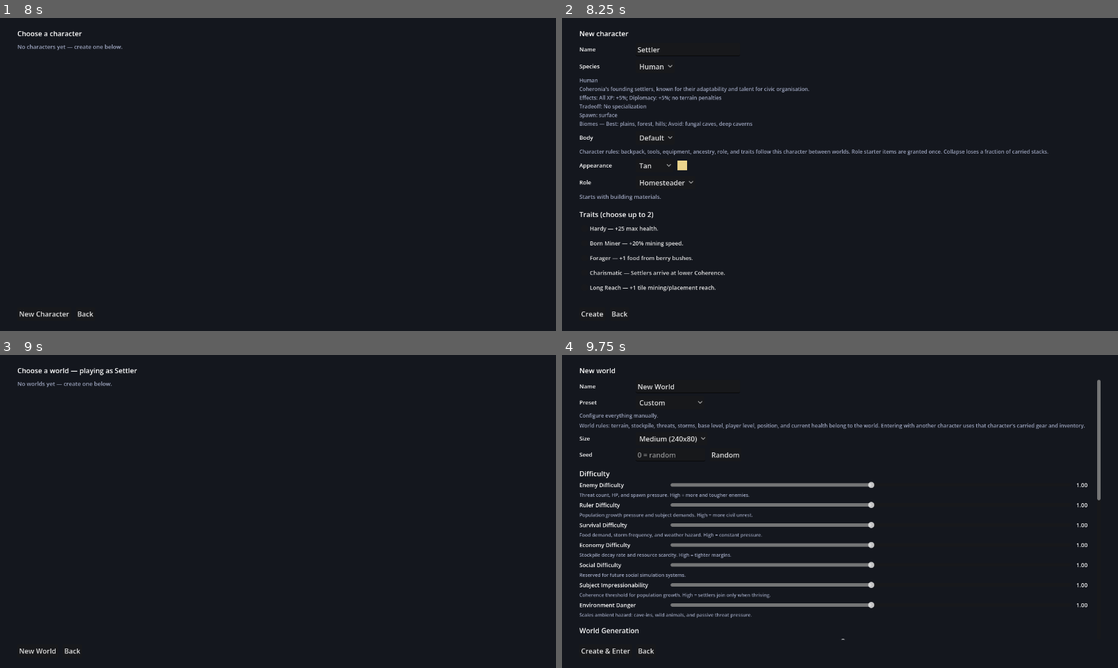
Above: before the commit, frames 1-4 (two rows, left to right).
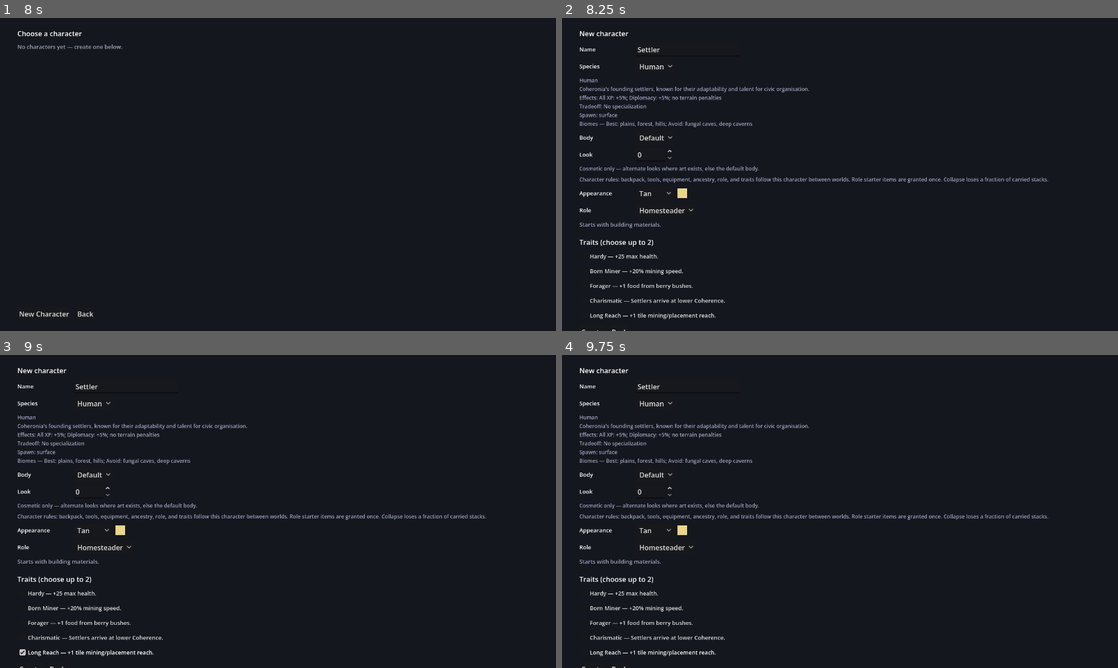
Above: after the commit, the same moments.

Repository: ppeck1/coheronia
Game: Godot game, scene res://scenes/shell/Shell.tscn
Two runs of this game, one before a commit and one after it. Both use one fixed random seed, a clock stepped at 60 frames per second and the inputs below.
Inputs (mouse positions are in pixels of both pictures, inside the frame that each line leads up to):
- Up to frame 1 (8 s): click "Play" at 0.5 s; click "Play" at 1.25 s; click "Prologue" at 2 s; tap Enter at 2.75, 5.75, 7.25 s; drag from (278, 174) to (333, 105) at 2.77 s; drag from (166, 190) to (250, 237) at 3.52 s; move the mouse to (333, 105) at 4.27 s; press the mouse at (333, 105) at 4.28 s; hold D (move_right) 4.28-5 s; tap C (craft) at 4.35 s; release the mouse at (333, 105) at 5 s; tap Space (jump) at 5, 6.02, 6.5 s; drag from (250, 237) to (111, 127) at 5.02 s; move the mouse to (444, 221) at 5.77 s; press the mouse at (444, 221) at 5.78 s; hold A (move_left) 5.78-6.5 s; tap G (farm_action) at 5.85 s; release the mouse at (444, 221) at 6.5 s; drag from (111, 127) to (194, 96) at 6.52 s; move the mouse to (305, 174) at 7.27 s; press the mouse at (305, 174) at 7.28 s; hold A (move_left) from 7.28 s (still down); tap 2 (hotbar_2) at 7.35 s
- Up to frame 2 (8.25 s): release A (move_left) at 8 s; release the mouse at (867, 174) at 8 s; click "New Character" at 8 s
- Up to frame 3 (9 s): click (27, 652) at 8.75 s, where only the run before the commit has a clickable "Create"
- Up to frame 4 (9.75 s): click (600, 652) at 9.5 s, where only the run before the commit has a clickable "New World"

Frame 1 is identical in both runs. In frame 2, 3.6% of the frame differs, in the area x 3-88%, y 42-100%; in frame 3, 3.5%; in frame 4, 9.2%, in the area x 3-97%, y 4-100%.

Commit message:
FQ-13P3: player full-body cosmetic pool
Implements the operator-confirmed full-body-pool approach for optional player
cosmetic variation, reusing the FQ-09V <id>_NN.png convention.

- Character-owned visual_variant int lives on the shell character record
  (game_state.create_character; legacy characters get a deterministic default
  from default_visual_variant(id)). It is presentation-only and NEVER enters
  world saves - it rides with the character between worlds.
- player.apply_character reads it into player.visual_variant and passes it to
  player_visual.set_character_visual. player_visual._select_body_texture picks
  art/generated/players/<body_id>_NN.png (0 = canonical, k>0 = pool[k-1] wrapped
  by pool size), falling back to the canonical body, then the same-species
  default, then the drawn rig. Masculine/Feminine stay semantic presentation,
  not a variant axis.
- scripts/gen_player_variants.py ships a demo 2-entry pool for human
  (human_01/human_02: HSV garment recolor - blue and green outfits - leaving
  skin untouched). Other bodies have empty pools and draw canonical (legal).
- shell_ui.gd: a "Look" prev/next SpinBox on the creation screen feeds
  visual_variant into the created character.
- asset_audit.py: "players" added to VARIANT_CONSUMERS (human variants report
  LIVE; 0 findings, 0 data bugs).
- smoke: 5 fq13p3_* checks (distinct sprite per variant; variant 0 canonical +
  out-of-range wrap; no-pool fallback; character-owned and NOT a world-save key;
  deterministic legacy default; shell_ui compiles). Suite 291 -> 296.

Validation: validate_repo PASS, asset_audit --strict exit 0, capsule doctor
healthy, smoke 296/296 PASS, git diff --check clean.

Co-Authored-By: Claude Opus 4.8 <noreply@anthropic.com>

Diff:
--- a/scripts/main/smoke_test.gd
+++ b/scripts/main/smoke_test.gd
@@ -2130,6 +2130,67 @@
 	_check("player_visual_collision_unchanged", _pv_shape.size == Vector2(12, 28),
 		"size=%s" % str(_pv_shape.size))
 
+	# --- FQ-13P3: player cosmetic body variants (full-body pool) ---
+	# distinct sprite per variant (human has a 2-entry pool); variant 0 canonical.
+	player.apply_character({"species": "human", "body_variant": "default",
+		"appearance": "tan", "visual_variant": 0})
+	var _p3_v0 = _pv._body_texture
+	var _p3_snap0: Dictionary = _pv.presentation_snapshot()
+	player.apply_character({"species": "human", "body_variant": "default",
+		"appearance": "tan", "visual_variant": 1})
+	var _p3_v1 = _pv._body_texture
+	player.apply_character({"species": "human", "body_variant": "default",
+		"appearance": "tan", "visual_variant": 2})
+	var _p3_v2 = _pv._body_texture
+	_check("fq13p3_variant_selects_distinct_sprite",
+		_p3_v0 != null and _p3_v1 != null and _p3_v2 != null
+		and _p3_v0 != _p3_v1 and _p3_v1 != _p3_v2 and _p3_v0 != _p3_v2
+		and int(_p3_snap0.get("visual_variant", -1)) == 0,
+		"distinct=%s snap0=%d" % [
+			str(_p3_v0 != _p3_v1 and _p3_v1 != _p3_v2),
+			int(_p3_snap0.get("visual_variant", -1))])
+
+	# variant 0 is the canonical body; an out-of-range index wraps within the pool.
+	player.apply_character({"species": "human", "body_variant": "default",
+		"appearance": "tan", "visual_variant": 0})
+	var _p3_canon = _pv._body_texture
+	player.apply_character({"species": "human", "body_variant": "default",
+		"appearance": "tan", "visual_variant": 3})   # pool size 2 -> wraps to variant 1
+	_check("fq13p3_variant0_canonical_and_wrap",
+		_p3_canon == BlockRegistry.visual_texture("players", "human")
+		and _pv._body_texture == _p3_v1,
+		"canon=%s wrap=%s" % [
+			str(_p3_canon == BlockRegistry.visual_texture("players", "human")),
+			str(_pv._body_texture == _p3_v1)])
+
+	# a body with no variant pool falls back to its canonical sprite.
+	player.apply_character({"species": "dwarf", "body_variant": "default",
+		"appearance": "tan", "visual_variant": 2})
+	_check("fq13p3_no_pool_falls_back",
+		BlockRegistry.visual_variant_textures("players", "dwarf").is_empty()
+		and _pv._body_texture == BlockRegistry.visual_texture("players", "dwarf")
+		and _pv.using_body_art(),
+		"dwarf_canonical=%s" % str(
+			_pv._body_texture == BlockRegistry.visual_texture("players", "dwarf")))
+
+	# character owns the variant (stored on create; deterministic legacy default);
+	# it is presentation-only — never a world-save key.
+	var _p3_made: Dictionary = GameState.create_character({"name": "P3 Test",
+		"species": "human", "visual_variant": 2})
+	var _p3_state: Dictionary = root.save_manager.collect_state()
+	_check("fq13p3_character_owns_variant_not_saved",
+		int(_p3_made.get("visual_variant", -1)) == 2
+		and GameState.default_visual_variant("charX") == GameState.default_visual_variant("charX")
+		and not ("visual_variant" in _p3_state)
+		and not ("visual_variant" in _p3_state.get("player", {})),
+		"made=%d in_save=%s" % [int(_p3_made.get("visual_variant", -1)),
+			str("visual_variant" in _p3_state or "visual_variant" in _p3_state.get("player", {}))])
+	GameState.delete_character(str(_p3_made.get("id", "")))
+
+	# the creation UI script compiles (smoke bypasses the shell scene).
+	_check("fq13p3_shell_ui_compiles",
+		preload("res://scripts/shell/shell_ui.gd") != null, "shell_ui preloaded")
+
 	player.tool_tier = _pv_saved_pick_tier
 	player.axe_tier = _pv_saved_axe_tier
 	player.apply_equipment(_pv_saved_equipment)
--- a/scripts/player/player.gd
+++ b/scripts/player/player.gd
@@ -53,6 +53,9 @@
 # Character-driven modifiers (see data/character_data.json).
 var species_id := "human"
 var body_variant := "default"
+## FQ-13P3: character-owned cosmetic body variant index (presentation-only,
+## never in world saves — it rides with the character record in the shell).
+var visual_variant := 0
 var body_color := Color(0.92, 0.83, 0.55)
 var trim_color := Color(0.35, 0.25, 0.18)
 var trait_mine_mult := 1.0
@@ -167,6 +170,7 @@
 	species_id = str(character.get("species", "human"))
 	body_variant = GameState.normalize_body_variant(
 		str(character.get("body_variant", "default")))
+	visual_variant = maxi(0, int(character.get("visual_variant", 0)))
 	var appearance: Dictionary = BlockRegistry.appearance_def(str(character.get("appearance", "tan")))
 	body_color = Color.from_string("#" + str(appearance.get("body", "ebd48c")), body_color)
 	trim_color = Color.from_string("#" + str(appearance.get("trim", "59402e")), trim_color)
@@ -185,7 +189,8 @@
 	growth_threshold_delta = float(effects.get("growth_threshold_delta", 0.0))
 	_clamp_attunement()
 	if player_visual != null:
-		player_visual.set_character_visual(species_id, body_variant, body_color, trim_color)
+		player_visual.set_character_visual(species_id, body_variant, body_color,
+			trim_color, visual_variant)
 	queue_redraw()
 
 
--- a/scripts/player/player_visual.gd
+++ b/scripts/player/player_visual.gd
@@ -11,6 +11,9 @@
 var _player
 var _species_id := "human"
 var _body_variant := "default"
+## FQ-13P3: character-owned cosmetic index. 0 = canonical body; k>0 selects the
+## k-th full-body pool entry (art/generated/players/<body_id>_NN.png).
+var _visual_variant := 0
 var _resolved_body_id := ""
 var _body_texture: Texture2D = null
 var _body_color := Color(0.92, 0.83, 0.55)
@@ -35,9 +38,10 @@
 ## Called by Player after character application and available to focused smoke
 ## tests. Missing/invalid variants are normalized before body resolution.
 func set_character_visual(species_id: String, body_variant: String,
-		body_color: Color, trim_color: Color) -> void:
+		body_color: Color, trim_color: Color, visual_variant: int = 0) -> void:
 	_species_id = species_id
 	_body_variant = BlockRegistry.normalize_body_variant(body_variant)
+	_visual_variant = maxi(0, visual_variant)
 	_body_color = body_color
 	_trim_color = trim_color
 	_resolve_body_texture()
@@ -48,8 +52,12 @@
 	if _player == null:
 		return
 	set_character_visual(str(_player.species_id), str(_player.body_variant),
-		_player.body_color, _player.trim_color)
+		_player.body_color, _player.trim_color, int(_player.visual_variant))
 	refresh_facing()
+
+
+func visual_variant() -> int:
+	return _visual_variant
 
 
 ## Active mining target wins, then horizontal movement; idle retains the last
@@ -124,6 +132,7 @@
 	return {
 		"species": _species_id,
 		"body_variant": _body_variant,
+		"visual_variant": _visual_variant,
 		"requested_body_id": requested_body_id(),
 		"resolved_body_id": _resolved_body_id,
 		"using_body_art": using_body_art(),
@@ -141,16 +150,28 @@
 	_appearance_recolored = false
 	var requested := requested_body_id()
 	if requested != "":
-		var requested_texture := BlockRegistry.visual_texture("players", requested)
+		var requested_texture := _select_body_texture(requested)
 		if requested_texture != null:
 			_set_resolved_body(requested, requested_texture)
 			return
 	# A missing variant may fall back only to the same species' default body.
 	var species_default := BlockRegistry.player_body_id(_species_id, "default")
 	if species_default != "" and species_default != requested:
-		var default_texture := BlockRegistry.visual_texture("players", species_default)
+		var default_texture := _select_body_texture(species_default)
 		if default_texture != null:
 			_set_resolved_body(species_default, default_texture)
+
+
+## FQ-13P3: pick the character's cosmetic body variant. visual_variant 0 (or an
+## empty pool) uses the canonical <body_id>.png; variant k>0 uses the k-th
+## full-body pool entry, wrapping by pool size so any stored index resolves.
+## Presentation-only; the appearance recolor is applied later in _set_resolved_body.
+func _select_body_texture(body_id: String) -> Texture2D:
+	if _visual_variant > 0:
+		var pool: Array = BlockRegistry.visual_variant_textures("players", body_id)
+		if not pool.is_empty():
+			return pool[(_visual_variant - 1) % pool.size()]
+	return BlockRegistry.visual_texture("players", body_id)
 
 
 func _set_resolved_body(body_id: String, source: Texture2D) -> void:
--- a/scripts/shell/game_state.gd
+++ b/scripts/shell/game_state.gd
@@ -37,6 +37,12 @@
 					var character: Dictionary = raw_character.duplicate(true)
 					character["body_variant"] = normalize_body_variant(
 						str(character.get("body_variant", "default")))
+					# FQ-13P3: legacy characters (saved before cosmetic variants)
+					# get a deterministic default from their id, so they never
+					# change appearance across loads.
+					if not character.has("visual_variant"):
+						character["visual_variant"] = default_visual_variant(
+							str(character.get("id", "")))
 					characters.append(character)
 
 
@@ -70,6 +76,8 @@
 		"name": str(char_data.get("name", "Nameless")),
 		"species": str(char_data.get("species", "human")),
 		"body_variant": normalize_body_variant(str(char_data.get("body_variant", "default"))),
+		# FQ-13P3: character-owned cosmetic body variant (presentation-only).
+		"visual_variant": maxi(0, int(char_data.get("visual_variant", 0))),
 		"appearance": str(char_data.get("appearance", "tan")),
 		"traits": char_data.get("traits", []),
 		"role": str(char_data.get("role", "homesteader")),
@@ -92,6 +100,14 @@
 
 func normalize_body_variant(body_variant: String) -> String:
 	return BlockRegistry.normalize_body_variant(body_variant)
+
+
+## FQ-13P3: a stable cosmetic-variant default for a character id (0..2). Legacy
+## characters get the same value every load; presentation-only, never random.
+func default_visual_variant(char_id: String) -> int:
+	if char_id == "":
+		return 0
+	return posmod(hash(char_id), 3)
 
 
 ## FQ-03: a fresh equipment dict — all slots empty except the starter pickaxe.
--- a/scripts/shell/shell_ui.gd
+++ b/scripts/shell/shell_ui.gd
@@ -64,6 +64,8 @@
 var _ancestry_helper              # lazily created AncestryDetailScript instance
 var _body_variant_option: OptionButton
 var _body_variant_ids: Array[String] = []
+# FQ-13P3: cosmetic body-variant picker (0 = default; up/down = prev/next look).
+var _visual_variant_spin: SpinBox
 var _appearance_option: OptionButton
 var _appearance_ids: Array[String] = []
 var _appearance_swatch: ColorRect
@@ -362,6 +364,21 @@
 		_body_variant_option.add_item(str(body_variant_def.get("display_name", "Default")))
 	body_variant_row.add_child(_body_variant_option)
 
+	# FQ-13P3: cosmetic body variant. The SpinBox up/down arrows are the
+	# previous/next look controls; 0 is the default body. Alternate looks show
+	# only where variant art exists, otherwise the default body is drawn.
+	var look_row := _form_row(form, "Look")
+	_visual_variant_spin = SpinBox.new()
+	_visual_variant_spin.min_value = 0
+	_visual_variant_spin.max_value = 7
+	_visual_variant_spin.step = 1
+	_visual_variant_spin.value = 0
+	_visual_variant_spin.tooltip_text = "Cosmetic body variant (0 = default look). Prev/next choose an alternate outfit where art exists."
+	look_row.add_child(_visual_variant_spin)
+	var look_note := _label(form,
+		"Cosmetic only — alternate looks where art exists, else the default body.", 12)
+	look_note.add_theme_color_override("font_color", DIM_COLOR)
+
 	var carried_note := _label(form,
 		"Character rules: backpack, tools, equipment, ancestry, role, and traits follow this character between worlds. Role starter items are granted once. Collapse loses a fraction of carried stacks.",
 		12)
@@ -477,6 +494,7 @@
 		"species": _option_id(_species_option, _species_ids, "human"),
 		"body_variant": _option_id(
 			_body_variant_option, _body_variant_ids, "default"),
+		"visual_variant": int(_visual_variant_spin.value) if _visual_variant_spin != null else 0,
 		"appearance": _option_id(_appearance_option, _appearance_ids, "tan"),
 		"role": _option_id(_role_option, _role_ids, "homesteader"),
 		"traits": trait_ids,
Binary file added: art/generated/players/human_01.png
Binary file added: art/generated/players/human_02.png
Not shown, changed: docs/FABLE_TASK_QUEUE.md
Not shown, changed: docs/HANDOFF.md
Not shown, changed: docs/UI_ASSET_GAPS.md
Not shown, changed: docs/VARIABLE_MATRIX.md
Not shown, changed: scripts/asset_audit.py
Not shown, added: scripts/gen_player_variants.py
